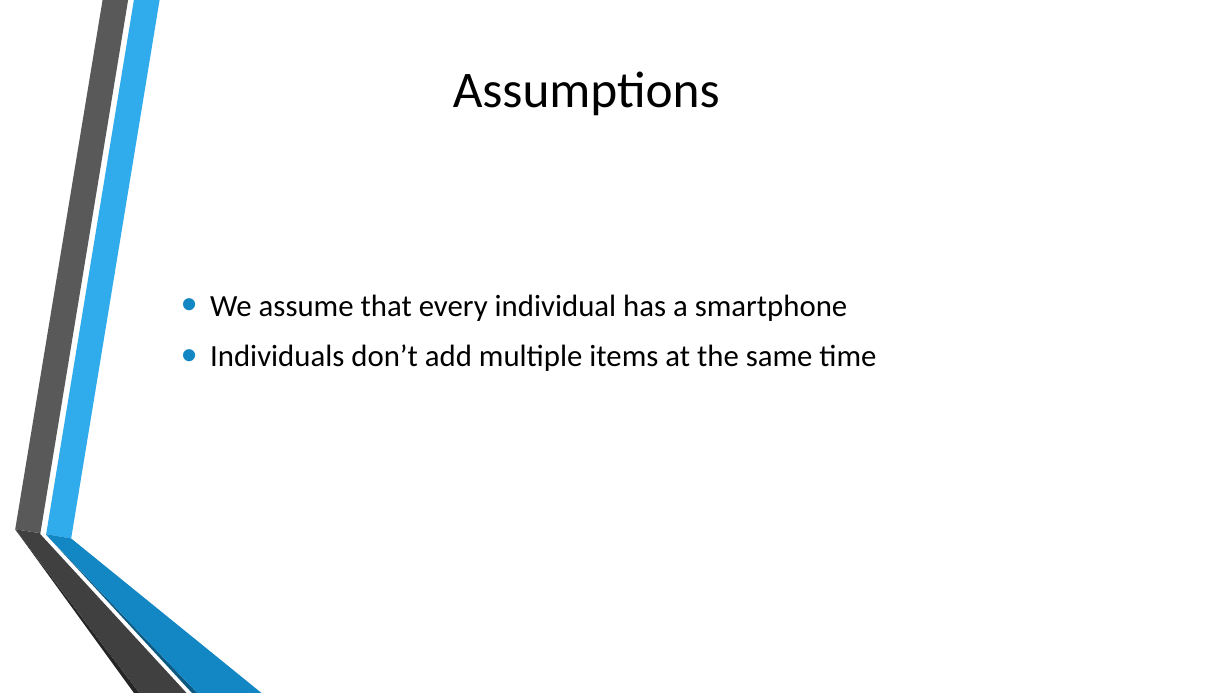
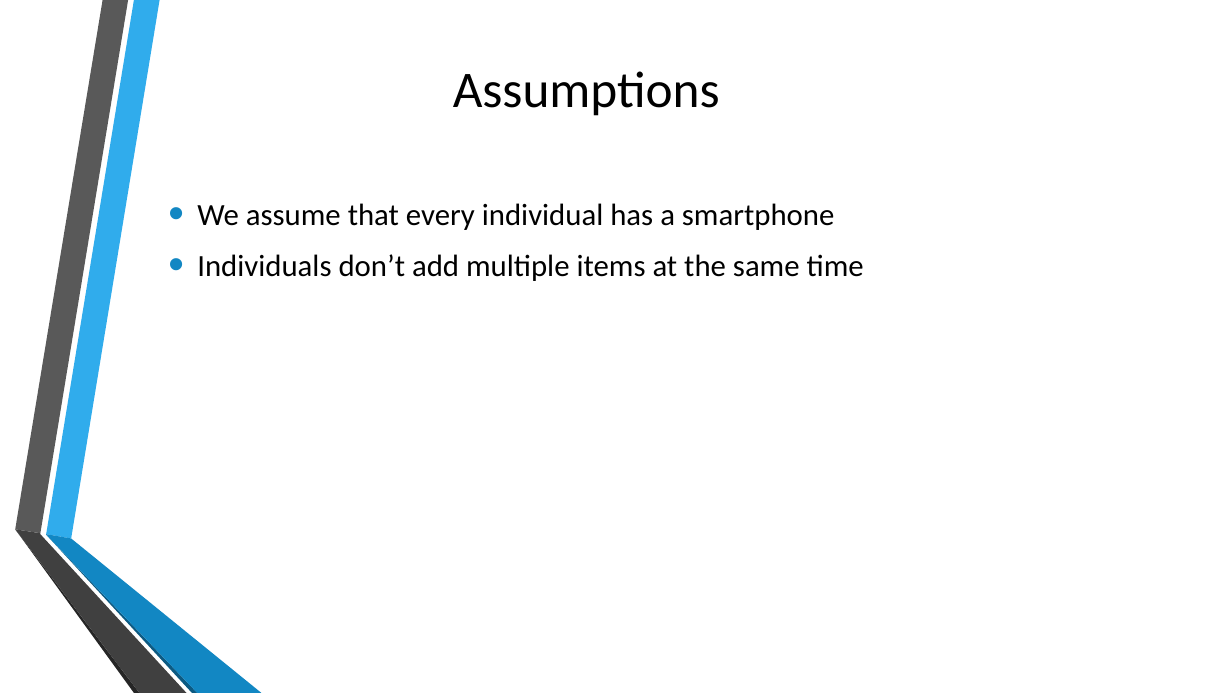
Before and after one commit to adithyarganesh/Quick-Basket, a slide deck: slide 6 of Reports/QB-Finalfinal final [Autosaved].pptx. Drawn at 1232x693 pixels with LibreOffice and Linux fonts; fonts in the diff are those of the drawing; background and template pictures are left out. Boxes give left, top, right and bottom in pixels: in the first picture for what was removed or moved away, otherwise in the second. Text is boxed around its words. In the diff, an @@ line names an element or a change of style, - is before the commit and + after.

```diff
--- a/Reports/QB-Finalfinal final [Autosaved].pptx
+++ b/Reports/QB-Finalfinal final [Autosaved].pptx
@@ text "We assume that every individual ...": place and size @@
-text "We assume that every individual ..." at box(210, 294, 876, 371)
+text "We assume that every individual ..." at box(197, 203, 864, 281)
```
Also in this commit, not shown: 9 other slides changed, 4 slides added, 3 slides removed, 7 other files.
